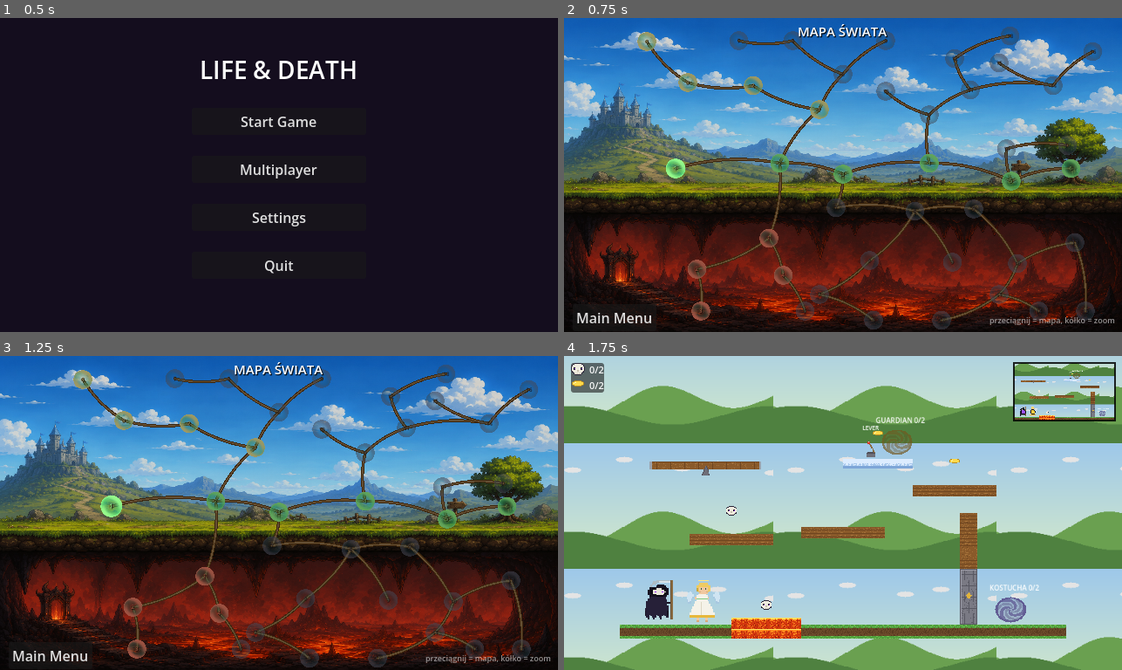
Above: before the commit, frames 1-4 (two rows, left to right).
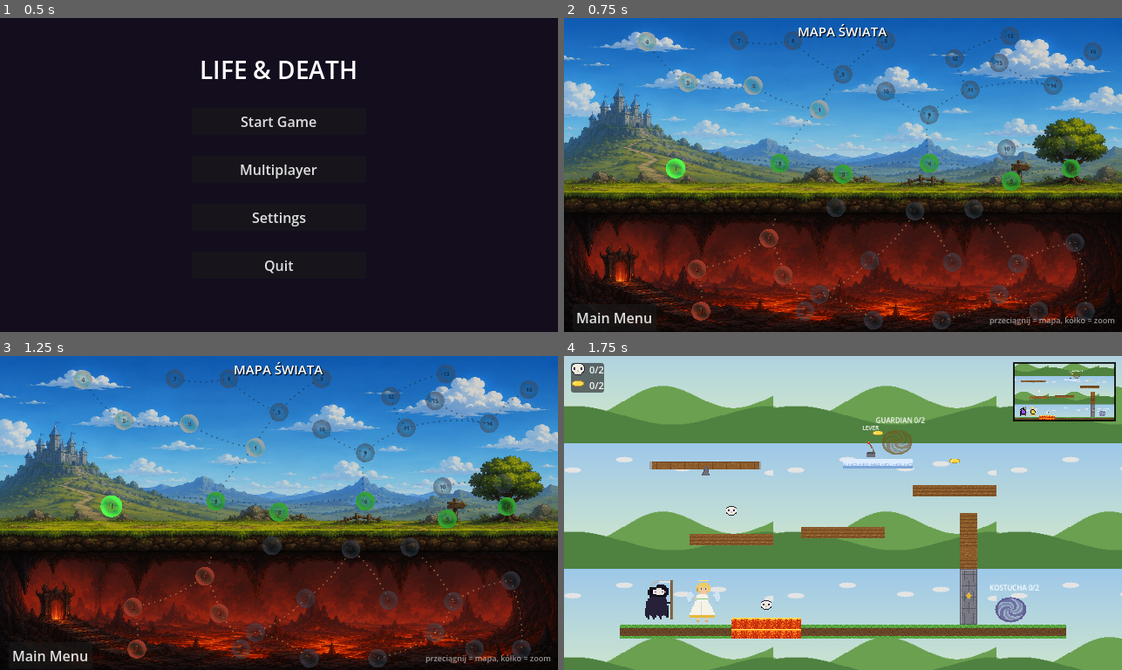
Above: after the commit, the same moments.

Repository: mionsek/life-death
Game: Godot game, scene res://scenes/ui/MainMenu.tscn
Two runs of this game, one before a commit and one after it. Both use one fixed random seed, a clock stepped at 60 frames per second and the inputs below.
Inputs:
- Up to frame 1 (0.5 s): no input
- Up to frame 2 (0.75 s): click "Start Game" at 0.5 s
- Up to frame 3 (1.25 s): no input
- Up to frame 4 (1.75 s): click "1" at 1.25 s

Frame 1 is identical in both runs. In frame 2, 4.7% of the frame differs, in the area x 13-95%, y 4-97%; in frame 3, 4.7%; in frame 4, nothing differs.

Commit message:
feat: dotted trail connections; stronger zone tints on bubbles
- Level connections redrawn as dotted trails (map_paths.gd, single _draw
  pass with even arc-length dot spacing along the curves): black stipple on
  the surface/sky, switching to glowing ember dots below the surface where
  the cave art is too dark for black. Locked paths render faint.
- Zone tints strengthened per feedback: heaven = pure white-blue bubble,
  earth = clearly green, hell = clearly red.
- Removed the old Line2D gold paths.

Co-Authored-By: Claude Opus 4.8 <noreply@anthropic.com>

Diff:
--- a/game/scripts/ui/level_select.gd
+++ b/game/scripts/ui/level_select.gd
@@ -10,22 +10,22 @@
 const MAP_BG := preload("res://assets/background/bg1.png")
 const NODE_BUBBLE := preload("res://assets/bubble_transparent.png")
 
-# Bubble size on the canvas and zone tints applied via modulate.
+const MAP_PATHS_SCRIPT := preload("res://scripts/ui/map_paths.gd")
+
+# Bubble size on the canvas and zone tints applied via modulate:
+# heaven keeps the bubble's pure white-blue look, earth is clearly green,
+# hell clearly red.
 const NODE_SIZE := Vector2(46, 46)
 const ZONE_TINTS := {
-	"earth": Color(0.62, 1.0, 0.55),
-	"heaven": Color(1.0, 0.93, 0.6),
-	"hell": Color(1.0, 0.5, 0.4),
+	"earth": Color(0.35, 1.0, 0.3),
+	"heaven": Color.WHITE,
+	"hell": Color(1.0, 0.35, 0.25),
 }
 
 const CANVAS_SIZE := Vector2(1280, 720)
 const MIN_ZOOM := 0.5
 const MAX_ZOOM := 1.6
 
-const PATH_GOLD := Color(0.88, 0.68, 0.2)
-const PATH_DARK := Color(0.24, 0.15, 0.05)
-const PATH_LOCKED := Color(0.55, 0.47, 0.35, 0.5)
-const TINT_LOCKED := Color(0.45, 0.45, 0.5, 0.9)
 const TINT_PLANNED := Color(0.28, 0.28, 0.33, 0.55)
 
 var _canvas: Control
@@ -75,33 +75,23 @@
 	bg.mouse_filter = Control.MOUSE_FILTER_IGNORE
 	_canvas.add_child(bg)
 
+	var trails := Control.new()
+	trails.name = "Paths"
+	trails.set_script(MAP_PATHS_SCRIPT)
+	trails.size = CANVAS_SIZE
+	trails.mouse_filter = Control.MOUSE_FILTER_IGNORE
 	for data in LevelManager.get_all_levels():
 		for next_id in data.next_ids:
 			var next_data = LevelManager.get_level(next_id)
 			if next_data:
-				_add_path(data.map_pos, next_data.map_pos,
-					LevelManager.get_level_status(next_id) != "locked")
+				trails.paths.append({
+					"points": _curve_points(data.map_pos, next_data.map_pos),
+					"open": LevelManager.get_level_status(next_id) != "locked",
+				})
+	_canvas.add_child(trails)
+
 	for data in LevelManager.get_all_levels():
 		_add_node(data)
-
-
-# Adds one curved two-tone path between two nodes (dark outline under gold).
-func _add_path(from: Vector2, to: Vector2, open: bool) -> void:
-	var points := _curve_points(from, to)
-	var under := Line2D.new()
-	under.points = points
-	under.width = 7.0
-	under.default_color = PATH_DARK
-	under.begin_cap_mode = Line2D.LINE_CAP_ROUND
-	under.end_cap_mode = Line2D.LINE_CAP_ROUND
-	_canvas.add_child(under)
-	var over := Line2D.new()
-	over.points = points
-	over.width = 3.0
-	over.default_color = PATH_GOLD if open else PATH_LOCKED
-	over.begin_cap_mode = Line2D.LINE_CAP_ROUND
-	over.end_cap_mode = Line2D.LINE_CAP_ROUND
-	_canvas.add_child(over)
 
 
 # Samples a gentle quadratic arc between two points (hand-drawn feel).
@@ -110,8 +100,8 @@
 	var perp := (to - from).orthogonal().normalized()
 	var control := mid + perp * (to - from).length() * 0.12
 	var points := PackedVector2Array()
-	for i in 13:
-		var t := i / 12.0
+	for i in 25:
+		var t := i / 24.0
 		points.append(from.lerp(control, t).lerp(control.lerp(to, t), t))
 	return points
 
--- /dev/null
+++ b/game/scripts/ui/map_paths.gd
@@ -0,0 +1,43 @@
+extends Control
+
+# Draws the level-graph connections as dotted (hand-stippled) black trails.
+# level_select feeds it dense polylines; dots are placed at an even arc-length
+# spacing so the dashes stay uniform along the curves.
+
+const DOT_SPACING := 13.0
+const DOT_RADIUS := 2.1
+const COLOR_OPEN := Color(0.08, 0.07, 0.06, 0.85)
+const COLOR_LOCKED := Color(0.08, 0.07, 0.06, 0.32)
+# Below the surface the map art is near-black, so the trail flips to glowing
+# ember dots to stay readable.
+const HELL_Y := 455.0
+const COLOR_OPEN_HELL := Color(1.0, 0.8, 0.5, 0.9)
+const COLOR_LOCKED_HELL := Color(1.0, 0.8, 0.5, 0.3)
+
+# Each entry: {"points": PackedVector2Array, "open": bool}
+var paths: Array = []
+
+
+func _draw() -> void:
+	for path in paths:
+		var open: bool = path["open"]
+		var points: PackedVector2Array = path["points"]
+		var carry := 0.0
+		for i in range(points.size() - 1):
+			var a := points[i]
+			var b := points[i + 1]
+			var seg_len := a.distance_to(b)
+			if seg_len <= 0.0001:
+				continue
+			var dir := (b - a) / seg_len
+			var d := carry
+			while d < seg_len:
+				var dot := a + dir * d
+				var color: Color
+				if dot.y > HELL_Y:
+					color = COLOR_OPEN_HELL if open else COLOR_LOCKED_HELL
+				else:
+					color = COLOR_OPEN if open else COLOR_LOCKED
+				draw_circle(dot, DOT_RADIUS, color)
+				d += DOT_SPACING
+			carry = d - seg_len
